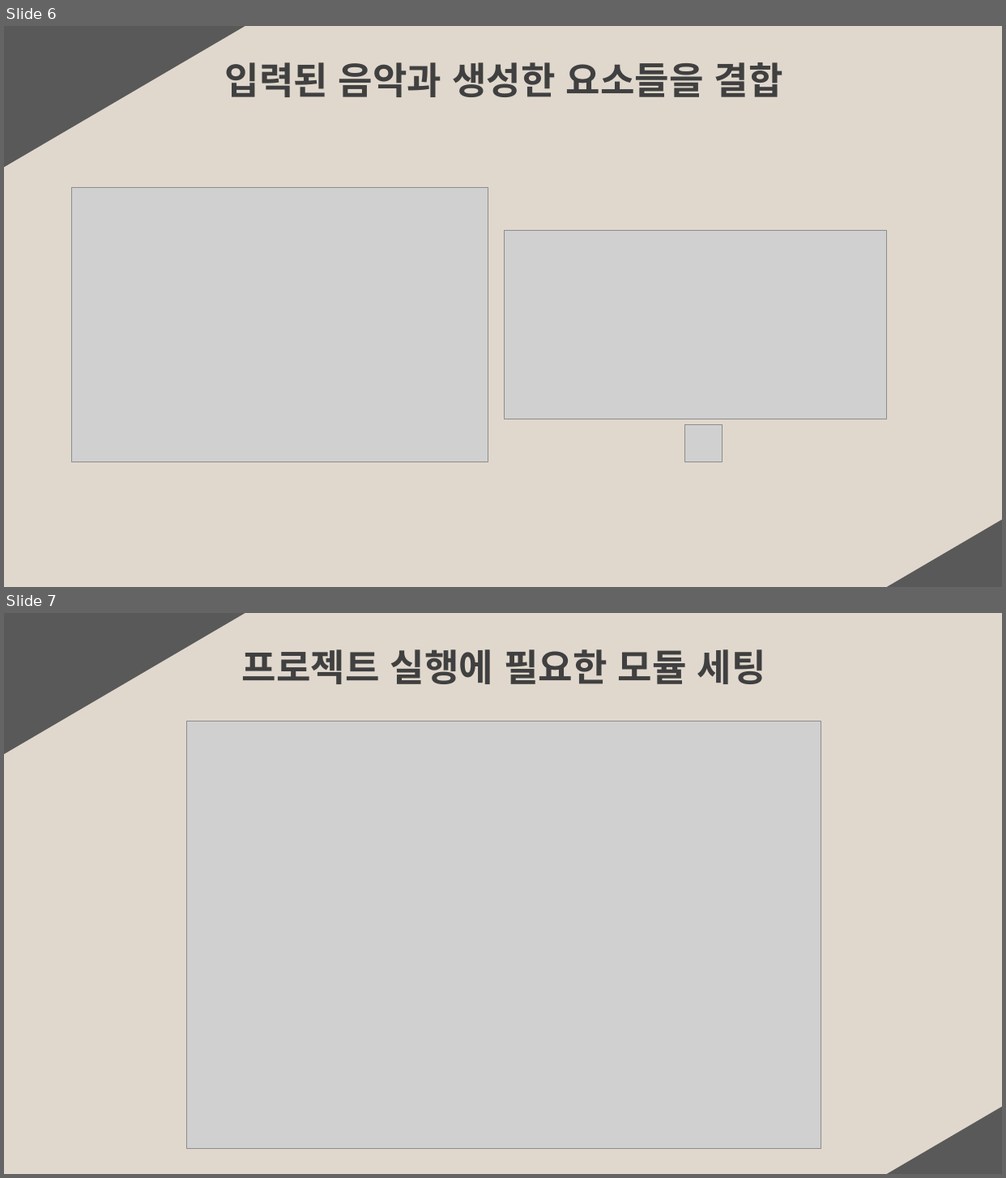
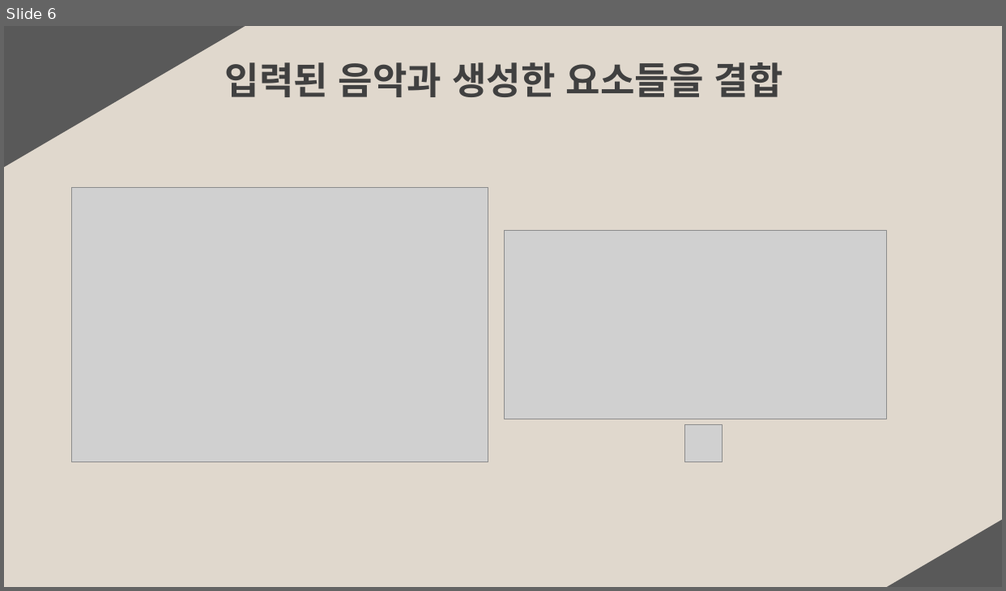
Before and after one commit to tjdghks994/ai-security, a slide deck: Final Project/Testing/magenta project testing_4조.pptx. Shown one above the other, each under a label of ours: slides 6 and 7 before the commit, slide 6 after it. The pictures are 1006x1178 and 1006x591 pixels, drawn with LibreOffice and Linux fonts; fonts in the diff are those of the drawing; grey boxes stand for pictures. Boxes give left, top, right and bottom in pixels: in the first picture for what was removed or moved away, otherwise in the second. Text is boxed around its words. In the diff, an @@ line names an element or a change of style, - is before the commit and + after.

```diff
--- a/Final Project/Testing/magenta project testing_4조.pptx
+++ b/Final Project/Testing/magenta project testing_4조.pptx
@@ slide 7 removed at (4, 613, 1002, 1174), background #E0D8CD @@
@@ right triangle removed at (4, 613, 245, 755) @@
@@ text removed at (242, 649, 766, 684) @@
-프로젝트 실행에 필요한 모듈 세팅
@@ picture removed at (187, 722, 821, 1149) @@
@@ right triangle removed at (887, 1107, 1002, 1174) @@
```
Also in this commit, not shown: 1 other slide removed.
